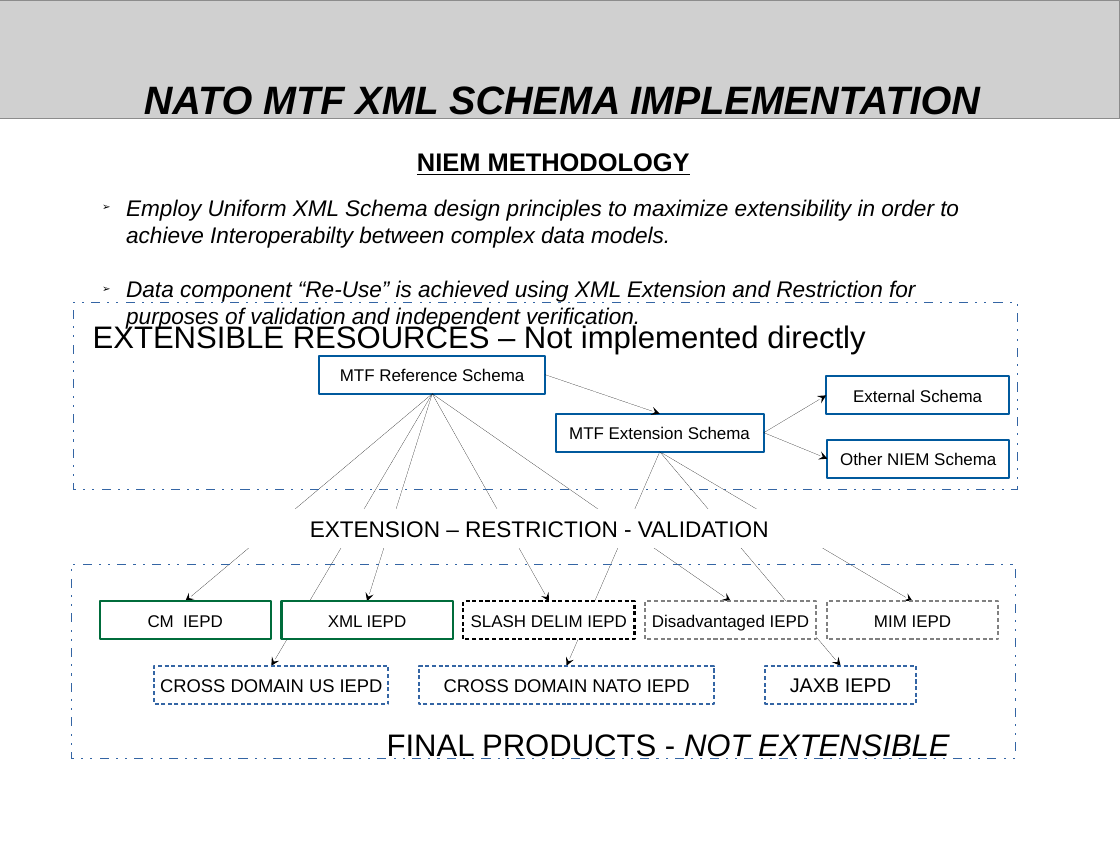
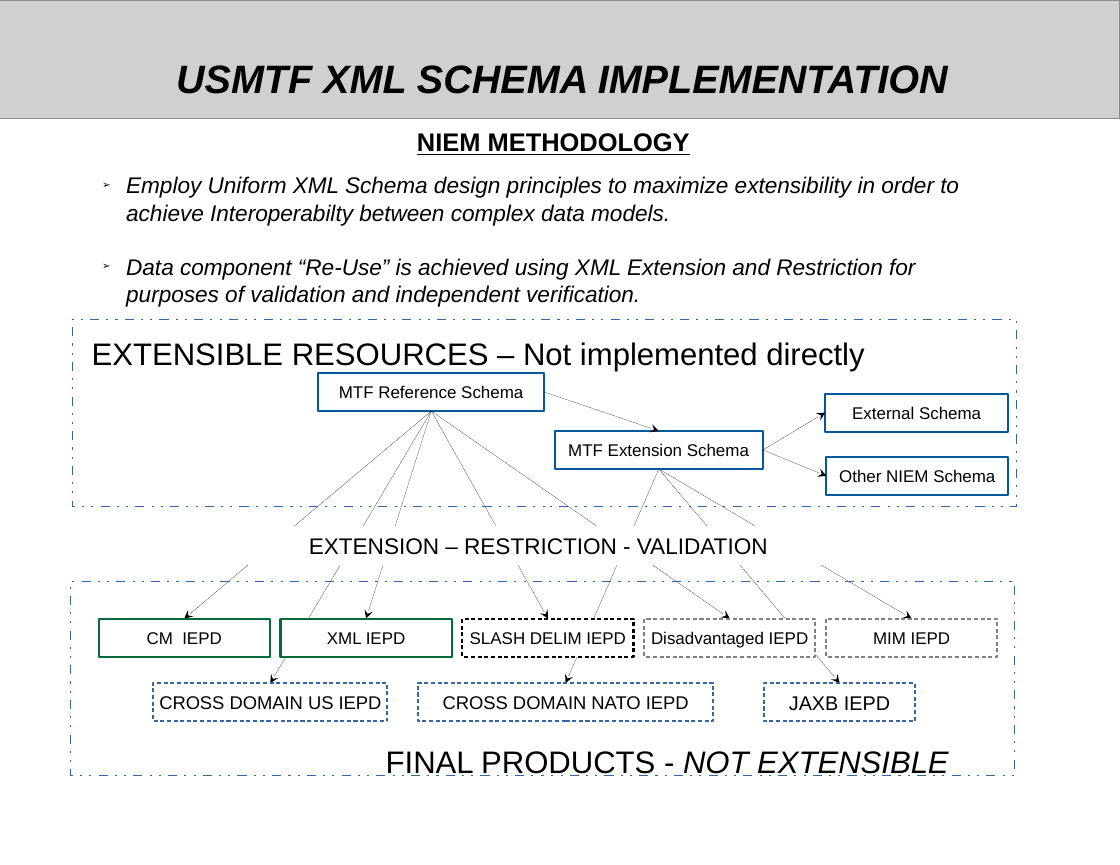
Before and after one commit to mil-oss/MTFXML, a slide deck: slide 2 of NCDF_MTF/Doc/NATO_MTF_NCDF.odp. Drawn at 1120x865 pixels with LibreOffice and Linux fonts; fonts in the diff are those of the drawing; grey boxes stand for pictures. Boxes give left, top, right and bottom in pixels: in the first picture for what was removed or moved away, otherwise in the second. Text is boxed around its words. In the diff, an @@ line names an element or a change of style, - is before the commit and + after.

```diff
--- a/NCDF_MTF/Doc/NATO_MTF_NCDF.odp
+++ b/NCDF_MTF/Doc/NATO_MTF_NCDF.odp
@@ text at (176,65,948,94): text changed @@
-NATO MTF XML SCHEMA IMPLEMENTATION
+USMTF XML SCHEMA IMPLEMENTATION
@@ text "NIEM METHODOLOGY": place and size @@
-text "NIEM METHODOLOGY" at (417,153,690,175)
+text "NIEM METHODOLOGY" at (417,133,690,155)
@@ text "Employ Uniform XML Schema design ...": place and size @@
-text "Employ Uniform XML Schema design ..." at (126,199,959,330)
+text "Employ Uniform XML Schema design ..." at (126,176,959,307)
@@ 3 rectangles: place and size @@
-3 rectangles at (73,302,1017,490)
+3 rectangles at (72,320,1016,507)
@@ 11 rectangles, 11 arrows, 3 texts: place and size @@
-11 rectangles, 11 arrows, 3 texts at (71,323,1015,760)
+11 rectangles, 11 arrows, 3 texts at (70,342,1014,777)
```
Also in this commit, not shown: 3 other slides changed, 1 slide added, 1 slide removed, 4 other files.
